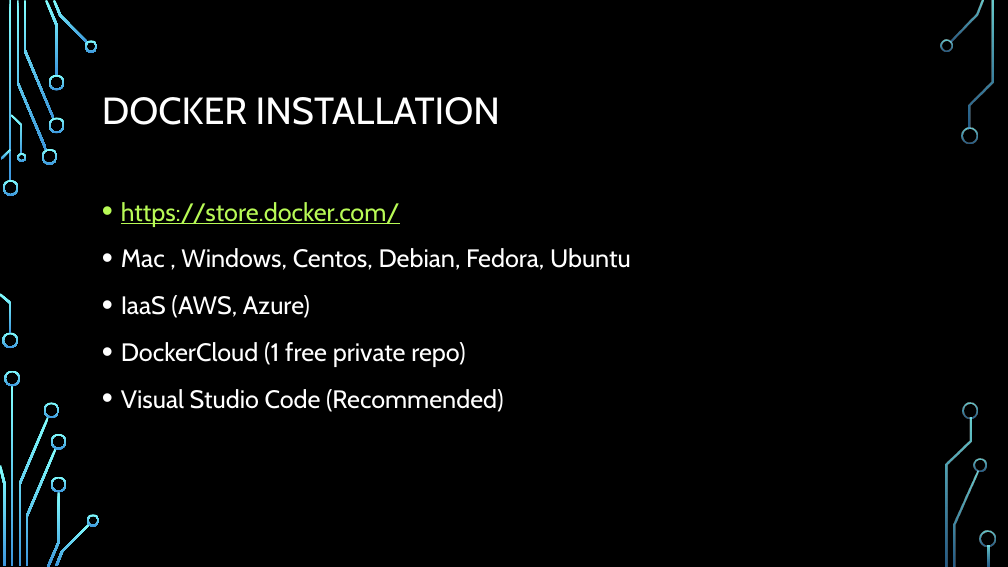
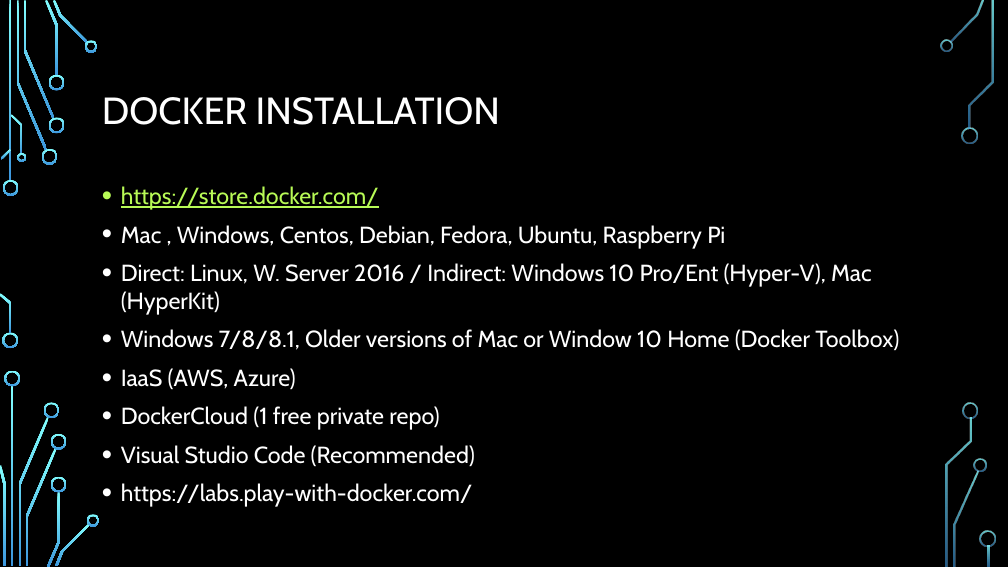
Before and after one commit to ksalihcavusoglu/nurddockertraining, a slide deck: slide 9 of DOCKER 101.pptx (slide 10 before the commit). Drawn at 1008x567 pixels with LibreOffice and Linux fonts; fonts in the diff are those of the drawing; background and template pictures are left out. Boxes give left, top, right and bottom in pixels: in the first picture for what was removed or moved away, otherwise in the second. Text is boxed around its words. In the diff, an @@ line names an element or a change of style, - is before the commit and + after.

```diff
--- a/DOCKER 101.pptx
+++ b/DOCKER 101.pptx
@@ text "https://store.docker.com/": place and size @@
-text "https://store.docker.com/" at (121, 202, 631, 412)
+text "https://store.docker.com/" at (121, 186, 899, 507)
@@ text at (121, 186, 475, 467): size 24 to 22.2 pt in "https://store.docker.com/", "IaaS (AWS, Azure)", "DockerCloud (1 free private repo)", "Visual Studio Code (Recommended)"; line spacing 1.2 to 1 @@
@@ text at (121, 225, 899, 351): text changed; size 24 to 22.2 pt @@
-• Mac , Windows, Centos, Debian, Fedora, Ubuntu
+• Mac , Windows, Centos, Debian, Fedora, Ubuntu, Raspberry Pi
+• Direct: Linux, W. Server 2016 / Indirect: Windows 10 Pro/Ent (Hyper-V), Mac (HyperKit)
+• Windows 7/8/8.1, Older versions of Mac or Window 10 Home (Docker Toolbox)
@@ text at (121, 483, 473, 507): paragraph added @@
+• https://labs.play-with-docker.com/
```
Also in this commit, not shown: 13 other slides changed, 6 slides added, 4 slides removed, 30 other files.
